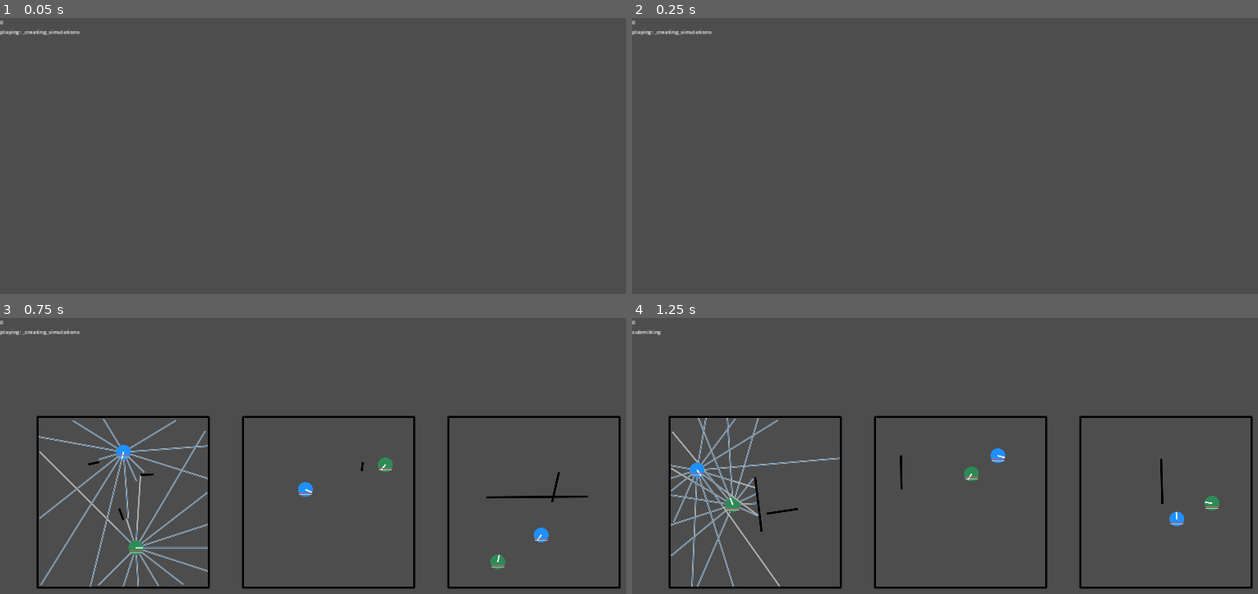
Above: before the commit, frames 1-4 (two rows, left to right).
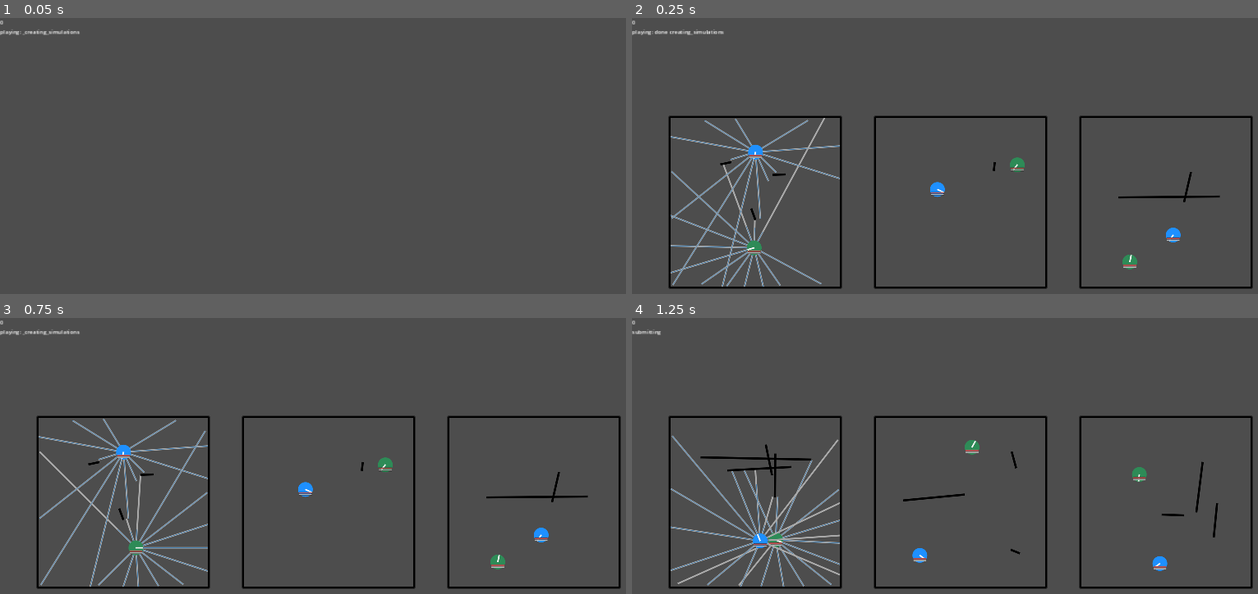
Above: after the commit, the same moments.

Repository: stokatyan/godot-ai
Game: Godot game, scene res://BattleRoyalGame/BREnv.tscn
Same seed, same stepped clock (60 frames per second), same inputs: the game is played once before the commit and once after it.
Inputs:
- Up to frame 1 (0.05 s): no input
- Up to frame 2 (0.25 s): no input
- Up to frame 3 (0.75 s): tap Enter at 0.5 s; hold D from 0.53 s (still down); tap 2 at 0.6 s
- Up to frame 4 (1.25 s): keep holding D; tap Space at 0.77 s

Frame 1 is identical in both runs. In frame 2, 5.7% of the frame differs, in the area x 3-100%, y 4-99%; in frame 3, 0.1%; in frame 4, 5.2%.
Error in both runs: Cannot call method 'poll' on a null value. (res://AI/AIServerTCP.gd:40)

Commit message:
fix reload logic

Diff:
--- a/godot-ai-client/BattleRoyalGame/BREnv.gd
+++ b/godot-ai-client/BattleRoyalGame/BREnv.gd
@@ -73,7 +73,7 @@
 	return BRSimulation.new() as BRSimulation
 
 func get_simulation_count() -> int:
-	return 50
+	return 20
 
 func get_steps_in_round() -> int:
 	return 105
@@ -173,9 +173,16 @@
 		stat_root.y += 10
 		draw_line(
 			stat_root,
+			stat_root + Vector2(2 * half_width, 0),
+			Color.BLACK,
+			3,
+			true
+		)
+		draw_line(
+			stat_root,
 			stat_root + Vector2(agent._health * 2 * half_width, 0),
 			Color.INDIAN_RED,
-			1,
+			2,
 			true
 		)
 
@@ -186,9 +193,16 @@
 		# Ammo
 		draw_line(
 			stat_root,
+			stat_root + Vector2(2 * half_width, 0),
+			Color.BLACK,
+			3,
+			true
+		)
+		draw_line(
+			stat_root,
 			stat_root + Vector2(ammo_percent * 2 * half_width, 0),
 			Color.GRAY,
-			1,
+			2,
 			true
 		)
 
